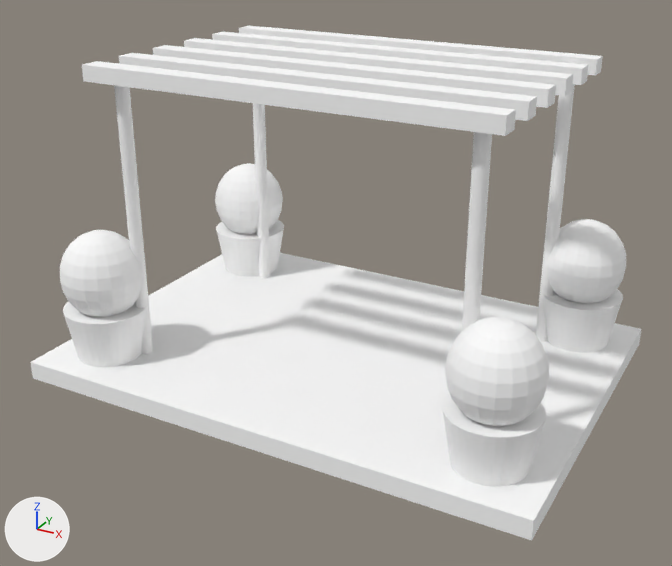
The glTF model godot/models/roof_garden.glb as it was, and as the next commit left it.
The view is the same before and after, from a 50 mm lens placed at (3.28, -6.14, 3.77), pointed at (0.02, -0.22, 0.8). Lighting does not change. The marker at lower left points along +X, +Y and +Z. The older version comes first.

The first picture shows 'deck', 'leaves.001', 'leaves.002', 'leaves.003', 'post', 'post.001', 'post.002', 'post.003', 'pot.001', 'pot.002', 'pot.003', 'roof_slat.001', 'roof_slat.002', 'roof_slat.003', 'roof_slat.004', 'roof_slat.005' and 3 more.
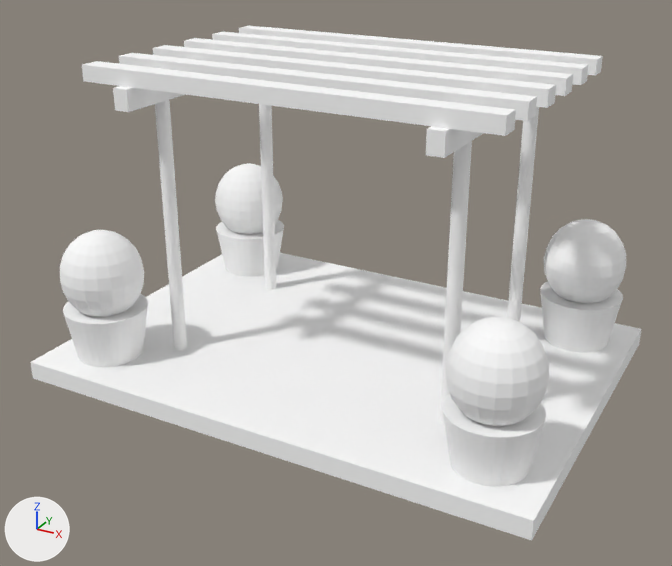
Patch to the scene script:
```diff
--- a/godot/models/roof_garden.glb.py
+++ b/godot/models/roof_garden.glb.py
@@ me_roof_carrier_001 @@
+me_roof_carrier_001.from_pydata(...)  # a box spanning x -0.06..0.06, y -1.15..1.15, z -0.08..0.08
+me_roof_carrier_001.materials.append(mat_wood)  # white #ffffff
@@ ob_post @@
 ob_post = bpy.data.objects.new('post', me_post)
-ob_post.location = (-1.4, 0.9, 1.3)
+ob_post.location = (-1.2, 0.7, 1.19)
@@ ob_post_001 @@
 ob_post_001 = bpy.data.objects.new('post.001', me_post_001)
-ob_post_001.location = (-1.4, -0.9, 1.3)
+ob_post_001.location = (-1.2, -0.7, 1.19)
@@ ob_post_002 @@
 ob_post_002 = bpy.data.objects.new('post.002', me_post_002)
-ob_post_002.location = (1.4, 0.9, 1.3)
+ob_post_002.location = (1.2, 0.7, 1.19)
@@ ob_post_003 @@
 ob_post_003 = bpy.data.objects.new('post.003', me_post_003)
-ob_post_003.location = (1.4, -0.9, 1.3)
+ob_post_003.location = (1.2, -0.7, 1.19)
@@ ob_roof_carrier_001 @@
+ob_roof_carrier_001 = bpy.data.objects.new('roof_carrier.001', me_roof_carrier_001)
+ob_roof_carrier_001.location = (1.2, 0.0, 2.31)
@@ ob_roof_carrier @@
+ob_roof_carrier = bpy.data.objects.new('roof_carrier', me_roof_carrier_001.copy())
+ob_roof_carrier.location = (-1.2, 0.0, 2.31)
```

Location of each change, (x1, y1, x2, y2) in pixels of the pictures (672 x 566 px):
'post.003', moved: before (462, 132, 492, 331); after (440, 141, 472, 425)
'post.001', moved: before (114, 85, 153, 354); after (155, 100, 187, 350)
'post.002', moved: before (536, 84, 575, 342); after (507, 107, 539, 322)
'post', moved: before (253, 103, 270, 278); after (259, 104, 276, 290)
'roof_carrier.001', added: after (426, 126, 483, 158)
'roof_carrier', added: after (113, 86, 185, 112)
